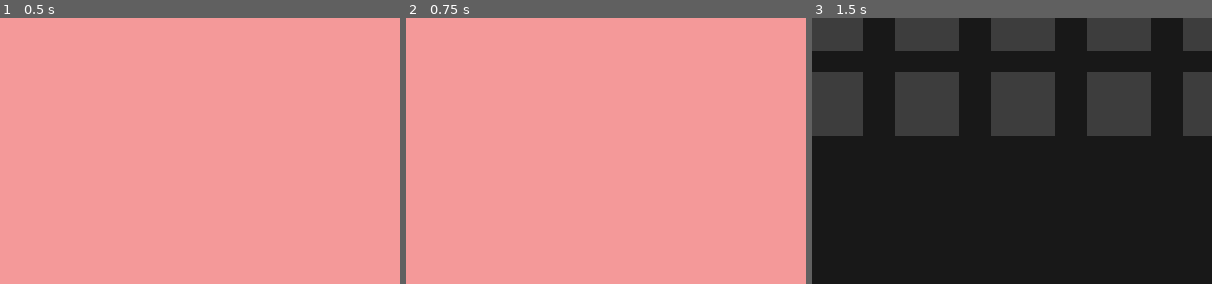
Above: before the commit, frames 1-3 (left to right).
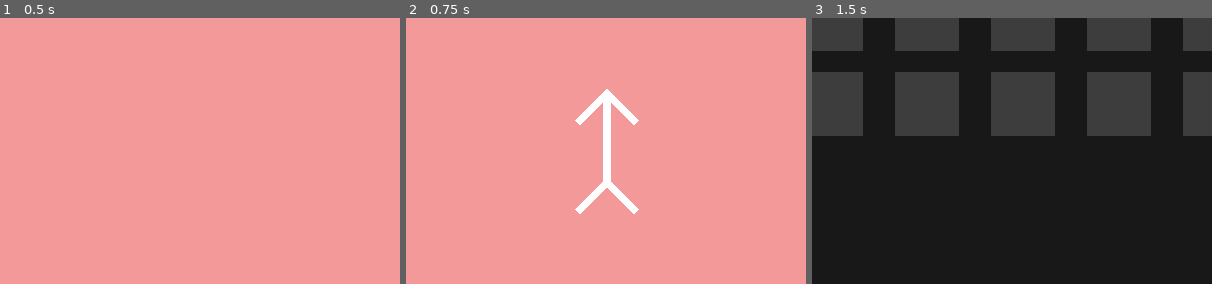
Above: after the commit, the same moments.

Repository: smkillerz777-star/Magia-Infinita
Game: Godot game, scene res://main_game.tscn
Same seed, same stepped clock (60 frames per second), same inputs: the game is played once before the commit and once after it. The engine's default icon, where the game draws it, is replaced by a stand-in: a white triangle on a blue panel in a dark square.
Inputs:
- Up to frame 1 (0.5 s): no input
- Up to frame 2 (0.75 s): click "submit" at 0.5 s
- Up to frame 3 (1.5 s): click "inventory" at 1.25 s
The pictures show only the part of the screen within x 16-66%, y 36-86%; the shares and areas given below are measured in that part.

Frame 1 is identical in both runs. In frame 2, 1.7% of the frame differs, in the area x 42-59%, y 26-74%; in frame 3, nothing differs.

Commit message:
added signs and sigils
added sigil of earth and light, sign of gather, i am still finding an app that can do this automatically

Diff:
--- a/magia-infinita/Symbols.gd
+++ b/magia-infinita/Symbols.gd
@@ -408,6 +408,16 @@
 Point.new(40.0, -40.0,0),
 Point.new(80.0, 0.0,0)
 ]
+static var gather : Array[Point] = [
+Point.new(0.0,0.0,0),
+Point.new(40.0,-40.0,0),
+Point.new(80.0,0.0,0),
+Point.new(40.0,-40.0,1),
+Point.new(40.0,80.0,1),
+Point.new(0.0,120.0,1),
+Point.new(40.0,80.0,2),
+Point.new(80.0,120.0,2),
+]
 static var fire : Array[Point] = [
 Point.new(0.0, 43.3012701892219,0),
 Point.new(25.0, 0.0,0),
@@ -420,17 +430,50 @@
 Point.new(-12.5,21.650635094611,3),
 Point.new(-40.0,40.0,3)
 ]
-static var signs = ["direction_sign","column_sign","levitation_sign","pull","crush","region"]
-static var sigil = ["fire"]
+static var earth : Array[Point] = [
+Point.new(25.0,0.0,0),
+Point.new(-25.0, 0.0,0),
+Point.new(0.0, 0.0,1),
+Point.new(0.0, 50.0,1),
+Point.new(25.0, 30.0,1),
+Point.new(12.0, 15.0,1),
+Point.new(0.0, 50.0,2),
+Point.new(-25.0, 30.0,2),
+Point.new(-12.0, 15.0,2)
+]
+static var light : Array[Point] = [
+Point.new(25.0,25.0,0),
+Point.new(-25.0, 25.0,0),
+Point.new(-25.0,-25.0,0),
+Point.new(25.0, -25.0,0),
+Point.new(25.0,25.0,0),
+Point.new(25.0,0.0,1),
+Point.new(0.0,25.0,1),
+Point.new(-25.0,0.0,1),
+Point.new(0.0,-25.0,1),
+Point.new(25.0, 0.0,1),
+Point.new(25.0,0.0,2),
+Point.new(50.0,0.0,2),
+Point.new(-25.0,0.0,3),
+Point.new(-50.0,0.0,3),
+Point.new(0.0,25.0,4),
+Point.new(0.0,50.0,4),
+Point.new(0.0,-25.0,5),
+Point.new(0.0,-50.0,5)
+]
+static var signs = ["direction_sign","column_sign","levitation_sign","pull","crush","region","gather"]
+static var sigil = ["fire","earth","light"]
 static func get_templates():
-	var symbols = [direction_sign,column_sign,levitation_sign,pull,crush,region]
+	var signss = [direction_sign,column_sign,levitation_sign,pull,crush,region,gather]
+	var sigils = [fire,earth,light]
 	var templates = []
-	for symbol in symbols:
+	for symbol in signss:
 		var i = 0
 		while(i<360):
 			templates.append(rotate(symbol,i))
 			i+=45
-	templates.append(fire)
+	for symbol in sigils:
+		templates.append(symbol)
 	templates.append(get_circle())
 	return templates
 static func rotate(points : Array[Point],deg : float =0.0):
--- a/magia-infinita/main_game.gd
+++ b/magia-infinita/main_game.gd
@@ -331,6 +331,7 @@
 		print("this is a valid magic circle")
 	else:
 		print("this is not a valid magic circle")
+	draw_template(templates[48])
 
 func is_magic_circle(magic_circle : Array[String],coordinates : Array[Vector2],radius,indices):
 	if(not magic_circle.has("circle")):
@@ -340,11 +341,11 @@
 	magic_circle.erase("circle")
 	var signs : Array[String]= []
 	var sigil : Array[String]= []
-	for index in range(indices.size()):
-		if(indices[index]>=48):
-			sigil.append(magic_circle[index])
+	for sym in magic_circle:
+		if sym in Symbols.sigil:
+			sigil.append(sym)
 		else:
-			signs.append(magic_circle[index])
+			signs.append(sym)
 	if(magic_circle.is_empty()):
 		print("empty circle: no effect")
 		return true
--- a/magia-infinita/recognizer.gd
+++ b/magia-infinita/recognizer.gd
@@ -145,10 +145,18 @@
 			return {"name":"crush" + str(con-32), "index" : con}
 		elif(con<48):
 			return {"name":"region" + str(con-40), "index" : con}
-		elif(con==48):
+		elif(con<56):
+			return {"name":"gather" + str(con-48), "index" : con}
+		elif(con==56):
 			return {"name":"fire","index" : con}
+		elif(con==57):
+			return {"name":"earth","index" : con}
+		elif(con==58):
+			return {"name":"light","index" : con}
 		elif(con==Symbols.get_templates().size()-1):
 			return {"name":"circle","index" : con}
+		else:
+			return {"name":"currently not listed","index" : con}
 	else:
 		return {"name":"not found","index": -1}
 
